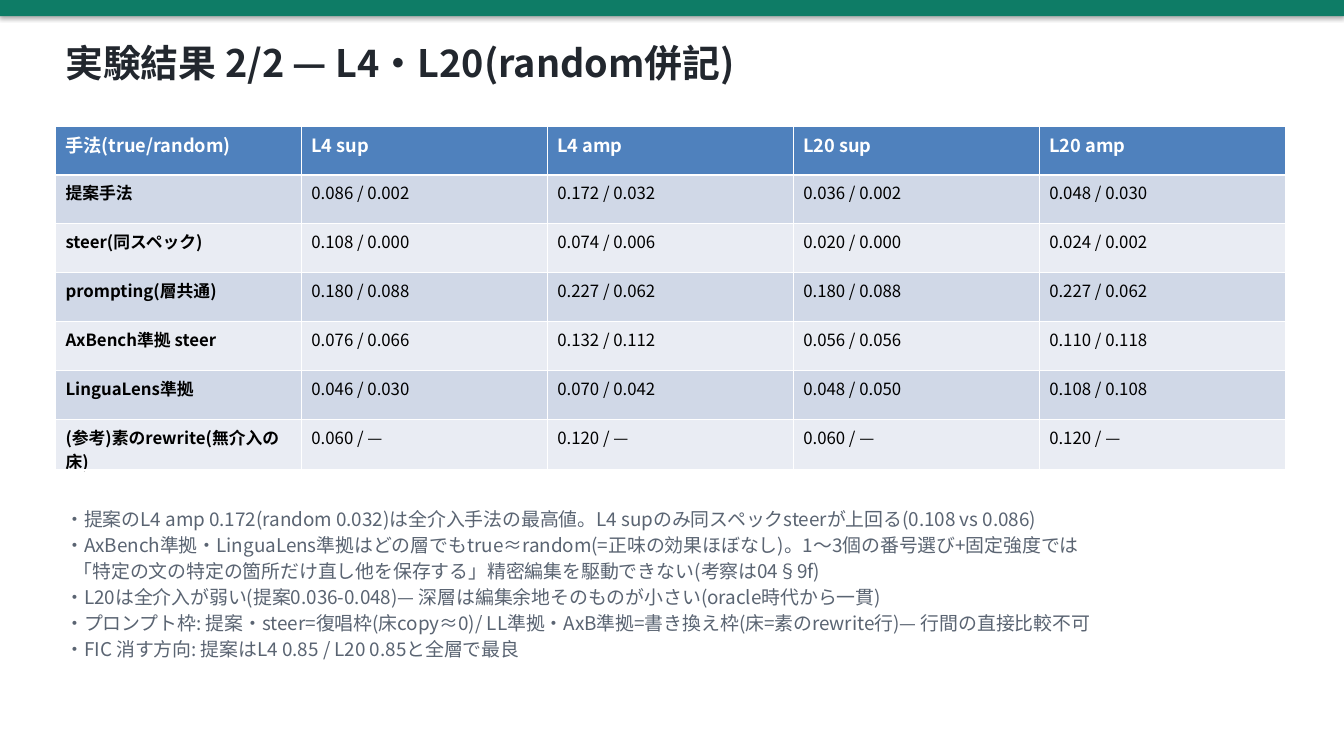
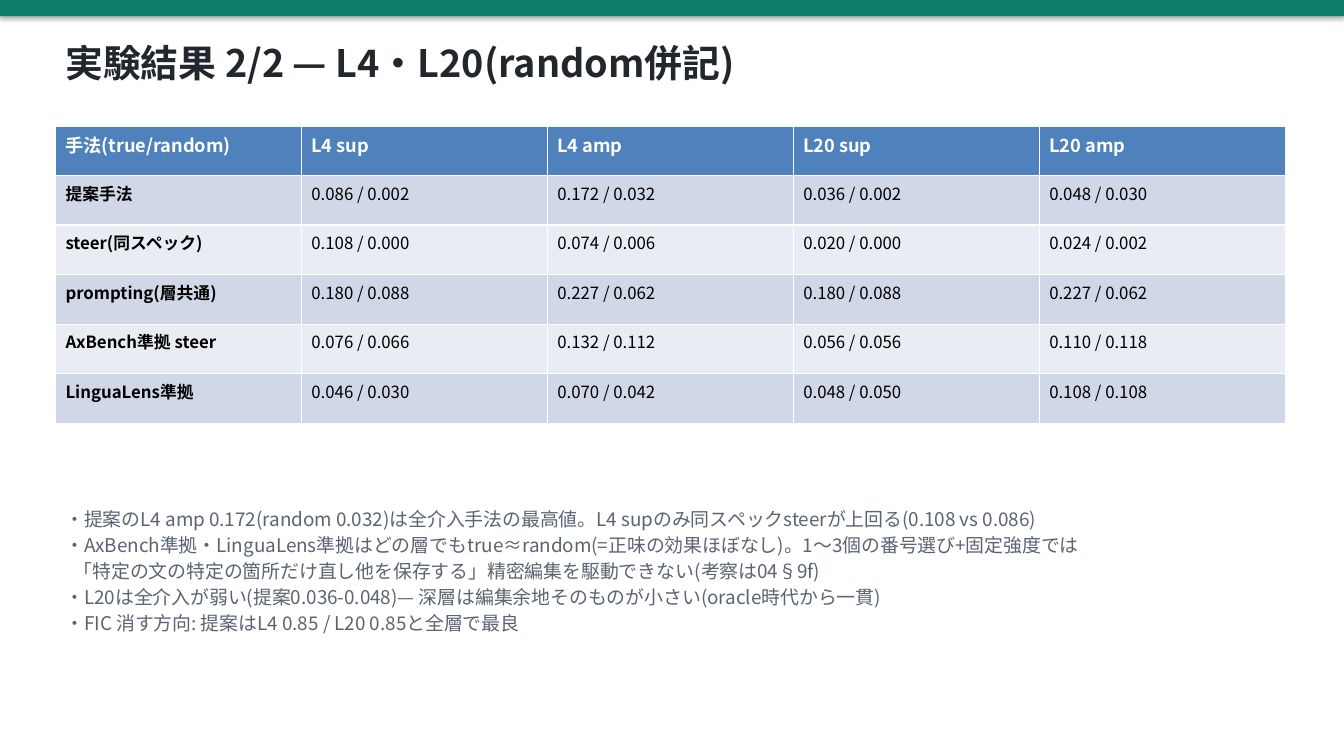
Before and after one commit to yohei-kobashi/SAE-LEWIS, a slide deck: slide 16 of slides/20260722_progress.pptx. Drawn at 1344x756 pixels with LibreOffice and Linux fonts; fonts in the diff are those of the drawing. Boxes give left, top, right and bottom in pixels: in the first picture for what was removed or moved away, otherwise in the second. Text is boxed around its words. In the diff, an @@ line names an element or a change of style, - is before the commit and + after.

Commit message:
スライドからrewrite関連を全削除(ユーザー指示): プロンプト紹介の書き換え枠ブロック、結果2枚の素のrewrite床行とフレーム注記 — 各行はtrue vs 自身のrandomで読む構成に簡素化

```diff
--- a/slides/20260722_progress.pptx
+++ b/slides/20260722_progress.pptx
@@ table at (55,126,1286,423) @@
-row 7: (参考)素のrewrite(無介入の床) | 0.060 / — | 0.120 / — | 0.060 / — | 0.120 / —
@@ text at (65,614,1090,635): paragraph removed @@
-・プロンプト枠: 提案・steer=復唱枠(床copy≈0)/ LL準拠・AxB準拠=書き換え枠(床=素のrewrite行)— 行間の直接比較不可
```
Also in this commit, not shown: 2 other slides changed.
